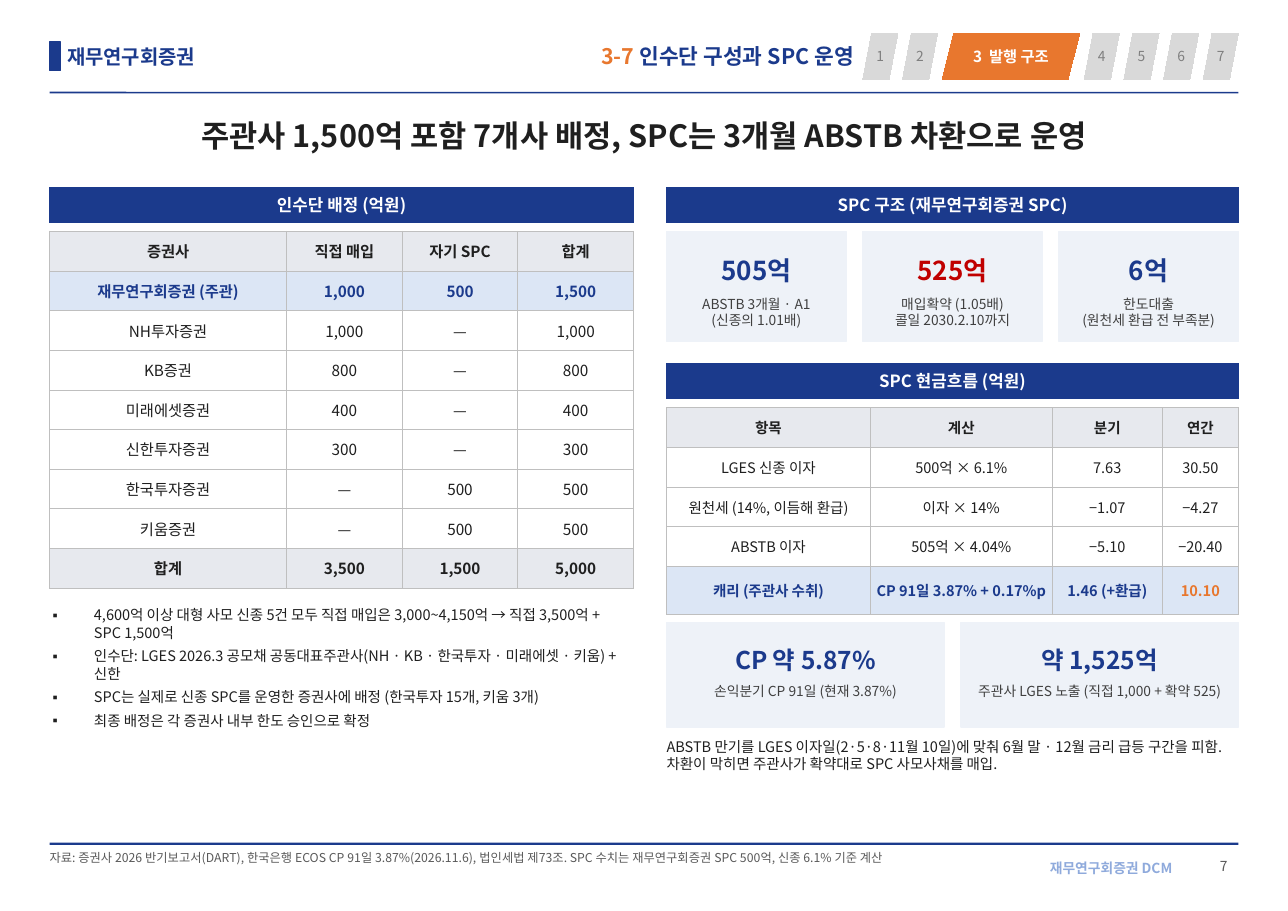
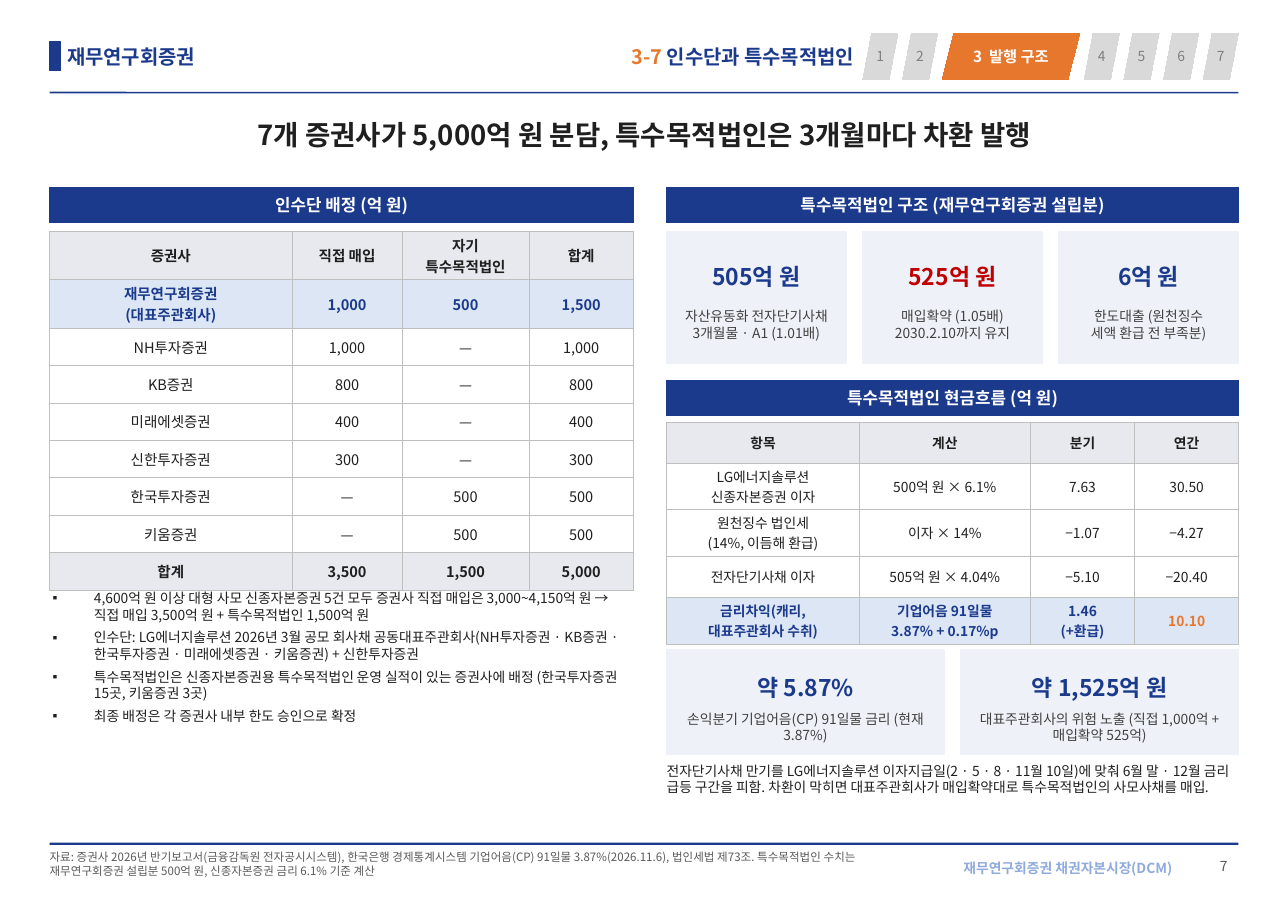
Before and after one commit to shy065542-rgb/SSHHYY, a slide deck: slide 7 of LGES_신종_발행구조.pptx. Drawn at 1288x911 pixels with LibreOffice and Linux fonts; fonts in the diff are those of the drawing. Boxes give left, top, right and bottom in pixels: in the first picture for what was removed or moved away, otherwise in the second. Text is boxed around its words. In the diff, an @@ line names an element or a change of style, - is before the commit and + after.

```diff
--- a/LGES_신종_발행구조.pptx
+++ b/LGES_신종_발행구조.pptx
@@ text at [632,47,854,66]: text changed; size 14 to 13 pt @@
-3-7 인수단 구성과 SPC 운영
+3-7 인수단과 특수목적법인
@@ title at [257,121,1031,151]: text changed; size 20 to 18 pt @@
-주관사 1,500억 포함 7개사 배정, SPC는 3개월 ABSTB 차환으로 운영
+7개 증권사가 5,000억 원 분담, 특수목적법인은 3개월마다 차환 발행
@@ text in rectangle at [275,197,408,215]: spaces changed @@
-인수단 배정 (억원)
+인수단 배정 (억 원)
@@ text in rectangle at [800,197,1104,215]: text changed @@
-SPC 구조 (재무연구회증권 SPC)
+특수목적법인 구조 (재무연구회증권 설립분)
@@ table at [50,231,634,584] @@
-row 1, column 3: 자기 SPC
+row 1, column 3: 자기 / 특수목적법인
-row 2, column 1: 재무연구회증권 (주관)
+row 2, column 1: 재무연구회증권 / (대표주관회사)
@@ size 10 to 9.5 pt in "증권사", "직접 매입", "합계", "1,000" and 30 more places @@
@@ rectangle: place and size @@
-rectangle at [667,231,846,342]
+rectangle at [667,231,846,364]
@@ rectangle: place and size @@
-rectangle at [863,231,1042,342]
+rectangle at [863,231,1042,364]
@@ rectangle: place and size @@
-rectangle at [1059,231,1238,342]
+rectangle at [1059,231,1238,364]
@@ text at [712,265,800,287]: text changed; size 17 to 15 pt @@
-505억
+505억 원
@@ text at [908,265,996,287]: text changed; size 17 to 15 pt @@
-525억
+525억 원
@@ text at [1118,265,1179,287]: text changed; size 17 to 15 pt @@
-6억
+6억 원
@@ text at [685,309,828,341]: text changed @@
-ABSTB 3개월 · A1
-(신종의 1.01배)
+자산유동화 전자단기사채
+3개월물 · A1 (1.01배)
@@ text "매입확약 (1.05배)": place and size @@
-text "매입확약 (1.05배)" at [895,297,1010,326]
+text "매입확약 (1.05배)" at [895,309,1010,339]
@@ text at [895,326,1010,339]: text changed @@
-콜일 2030.2.10까지
+2030.2.10까지 유지
@@ text at [1091,309,1207,341]: text changed @@
-한도대출
-(원천세 환급 전 부족분)
+한도대출 (원천징수
+세액 환급 전 부족분)
@@ rectangle "특수목적법인 현금흐름 (억 원)": place and size @@
-rectangle "특수목적법인 현금흐름 (억 원)" at [667,364,1238,399]
+rectangle "특수목적법인 현금흐름 (억 원)" at [667,380,1238,415]
@@ text in rectangle at [847,390,1058,408]: text changed @@
-SPC 현금흐름 (억원)
+특수목적법인 현금흐름 (억 원)
@@ table at [667,422,1238,643] @@
-row 2, column 1: LGES 신종 이자
+row 2, column 1: LG에너지솔루션 / 신종자본증권 이자
-row 2, column 2: 500억 × 6.1%
+row 2, column 2: 500억 원 × 6.1%
-row 3, column 1: 원천세 (14%, 이듬해 환급)
+row 3, column 1: 원천징수 법인세 / (14%, 이듬해 환급)
-row 4, column 1: ABSTB 이자
+row 4, column 1: 전자단기사채 이자
-row 4, column 2: 505억 × 4.04%
+row 4, column 2: 505억 원 × 4.04%
-row 5: 캐리 (주관사 수취) | CP 91일 3.87% + 0.17%p | 1.46 (+환급) | 10.10
+row 5: 금리차익(캐리, / 대표주관회사 수취) | 기업어음 91일물 / 3.87% + 0.17%p | 1.46 / (+환급) | 10.10
@@ size 9.5 to 9 pt in "항목", "계산", "분기", "연간" and 8 more places @@
@@ table: place and size @@
-table at [667,408,1238,603]
+table at [667,422,1238,643]
@@ text "4,600억 원 이상 대형 사모 ...": place and size @@
-text "4,600억 원 이상 대형 사모 ..." at [94,608,606,727]
+text "4,600억 원 이상 대형 사모 ..." at [94,590,618,722]
@@ text at [94,590,618,701]: text changed; size 9.5 to 9 pt @@
-▪ 4,600억 이상 대형 사모 신종 5건 모두 직접 매입은 3,000~4,150억 → 직접 3,500억 + SPC 1,500억
-▪ 인수단: LGES 2026.3 공모채 공동대표주관사(NH · KB · 한국투자 · 미래에셋 · 키움) + 신한
-▪ SPC는 실제로 신종 SPC를 운영한 증권사에 배정 (한국투자 15개, 키움 3개)
+▪ 4,600억 원 이상 대형 사모 신종자본증권 5건 모두 증권사 직접 매입은 3,000~4,150억 원 → 직접 매입 3,500억 원 + 특수목적법인 1,500억 원
+▪ 인수단: LG에너지솔루션 2026년 3월 공모 회사채 공동대표주관회사(NH투자증권 · KB증권 · 한국투자증권 · 미래에셋증권 · 키움증권) + 신한투자증권
+▪ 특수목적법인은 신종자본증권용 특수목적법인 운영 실적이 있는 증권사에 배정 (한국투자증권 15곳, 키움증권 3곳)
@@ rectangle: place and size @@
-rectangle at [667,623,944,727]
+rectangle at [667,650,944,755]
@@ rectangle: place and size @@
-rectangle at [961,623,1238,727]
+rectangle at [961,650,1238,755]
@@ text at [757,676,853,698]: text changed; size 16 to 15 pt @@
-CP 약 5.87%
+약 5.87%
@@ text at [1032,676,1167,701]: text changed; size 16 to 15 pt @@
-약 1,525억
+약 1,525억 원
@@ text at [94,709,356,722]: size 9.5 to 9 pt in "최종 배정은 각 증권사 내부 한도 승인으로 ..." @@
@@ text at [687,712,924,743]: text changed @@
-손익분기 CP 91일 (현재 3.87%)
+손익분기 기업어음(CP) 91일물 금리 (현재 3.87%)
@@ text at [980,712,1209,743]: text changed @@
-주관사 LGES 노출 (직접 1,000 + 확약 525)
+대표주관회사의 위험 노출 (직접 1,000억 + 매입확약 525억)
@@ text at [667,764,1229,793]: text changed; size 9.5 to 9 pt @@
-ABSTB 만기를 LGES 이자일(2·5·8·11월 10일)에 맞춰 6월 말 · 12월 금리 급등 구간을 피함.
-차환이 막히면 주관사가 확약대로 SPC 사모사채를 매입.
+전자단기사채 만기를 LG에너지솔루션 이자지급일(2 · 5 · 8 · 11월 10일)에 맞춰 6월 말 · 12월 금리 급등 구간을 피함. 차환이 막히면 대표주관회사가 매입확약대로 특수목적법인의 사모사채를 매입.
@@ text at [50,851,856,877]: text changed; size 8 to 7.5 pt @@
-자료: 증권사 2026 반기보고서(DART), 한국은행 ECOS CP 91일 3.87%(2026.11.6), 법인세법 제73조. SPC 수치는 재무연구회증권 SPC 500억, 신종 6.1% 기준 계산
+자료: 증권사 2026년 반기보고서(금융감독원 전자공시시스템), 한국은행 경제통계시스템 기업어음(CP) 91일물 3.87%(2026.11.6), 법인세법 제73조. 특수목적법인 수치는 재무연구회증권 설립분 500억 원, 신종자본증권 금리 6.1% 기준 계산
@@ text at [963,861,1172,876]: text changed @@
-재무연구회증권 DCM
+재무연구회증권 채권자본시장(DCM)
```
Also in this commit, not shown: 6 other slides changed.
